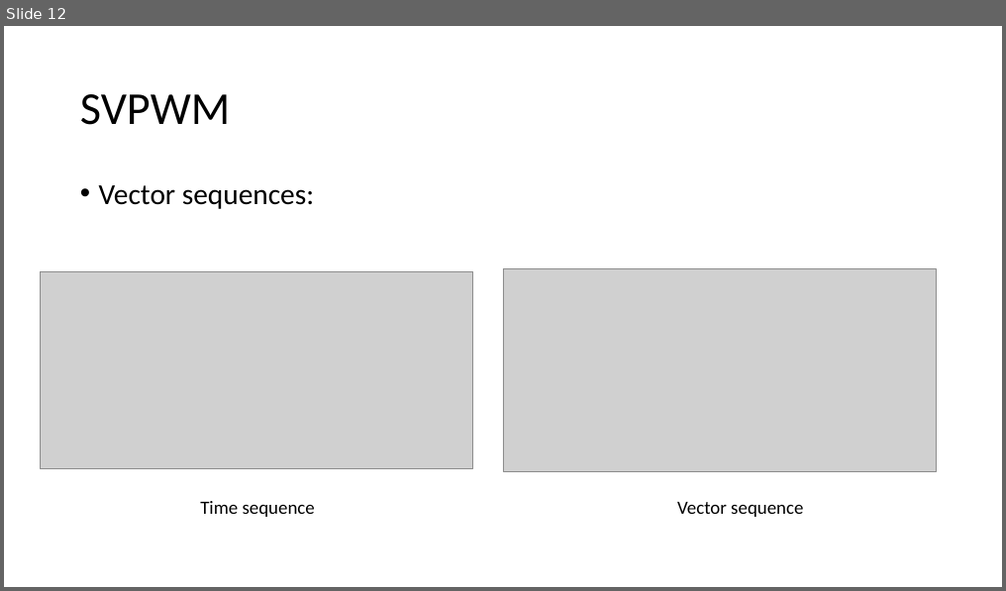
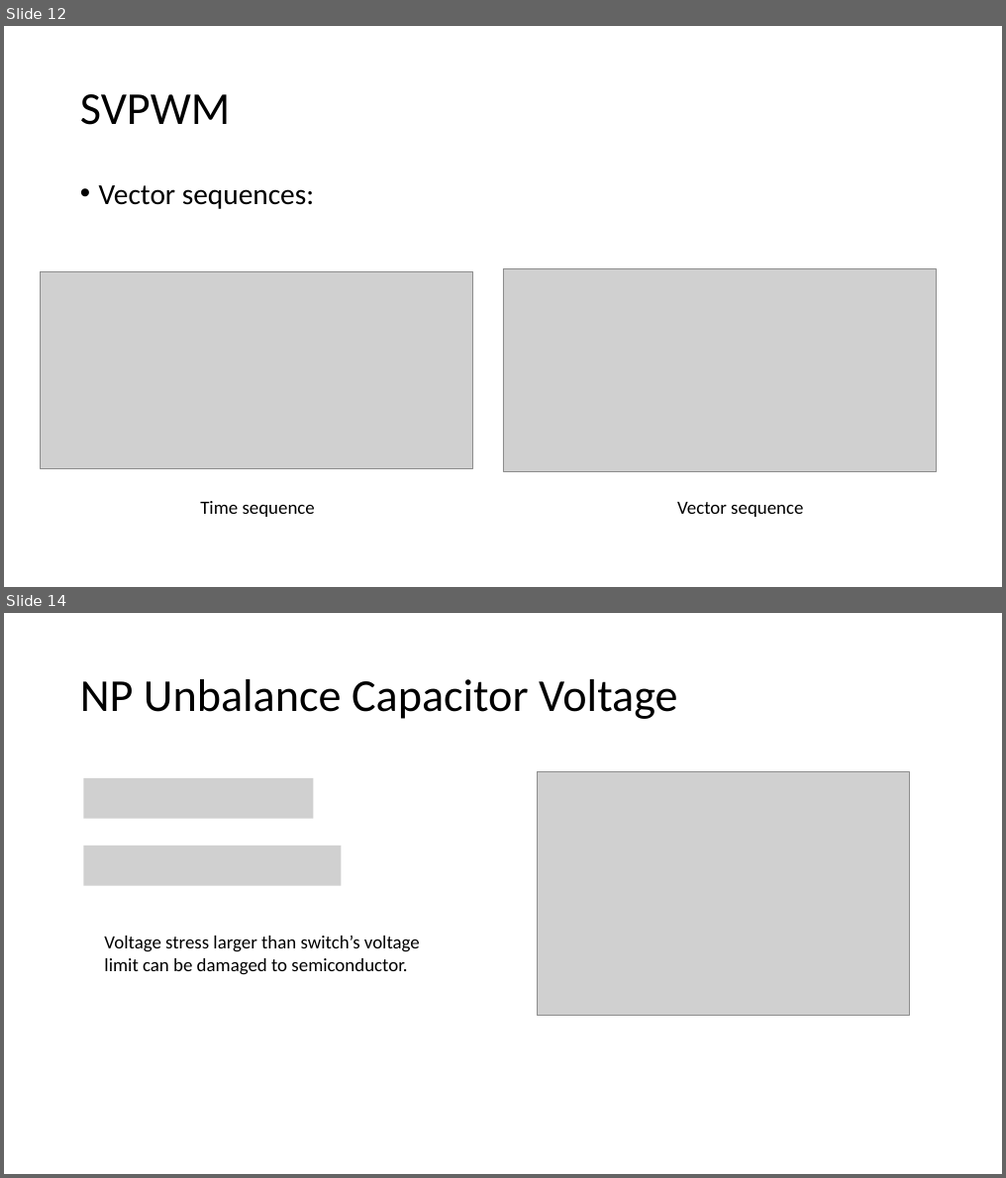
Before and after one commit to ahmetcan-akuz/Thesis, a slide deck: Reports/3-Level NPC Inverter Structure.pptx. Shown one above the other, each under a label of ours: slide 12 before the commit, slides 12 and 14 after it; the slides between them are not shown. The pictures are 1006x591 and 1006x1178 pixels, drawn with LibreOffice and Linux fonts; fonts in the diff are those of the drawing; grey boxes stand for pictures. Boxes give left, top, right and bottom in pixels: in the first picture for what was removed or moved away, otherwise in the second. Text is boxed around its words. In the diff, an @@ line names an element or a change of style, - is before the commit and + after.

```diff
--- a/Reports/3-Level NPC Inverter Structure.pptx
+++ b/Reports/3-Level NPC Inverter Structure.pptx
@@ slide 14 added at box(4, 613, 1002, 1174), background #FFFFFF @@
@@ title added at box(80, 679, 678, 719), 44 pt, text #000000 @@
+NP Unbalance Capacitor Voltage
@@ picture added at box(83, 778, 313, 819) @@
@@ picture added at box(537, 771, 909, 1015) @@
@@ picture added at box(83, 846, 341, 886) @@
@@ text added at box(104, 936, 420, 975), 18 pt, text #000000 @@
+Voltage stress larger than switch’s voltage limit can be damaged to semiconductor.
```
Also in this commit, not shown: 1 slide changed, 4 other slides added, 2 slides removed, 4 other files.
